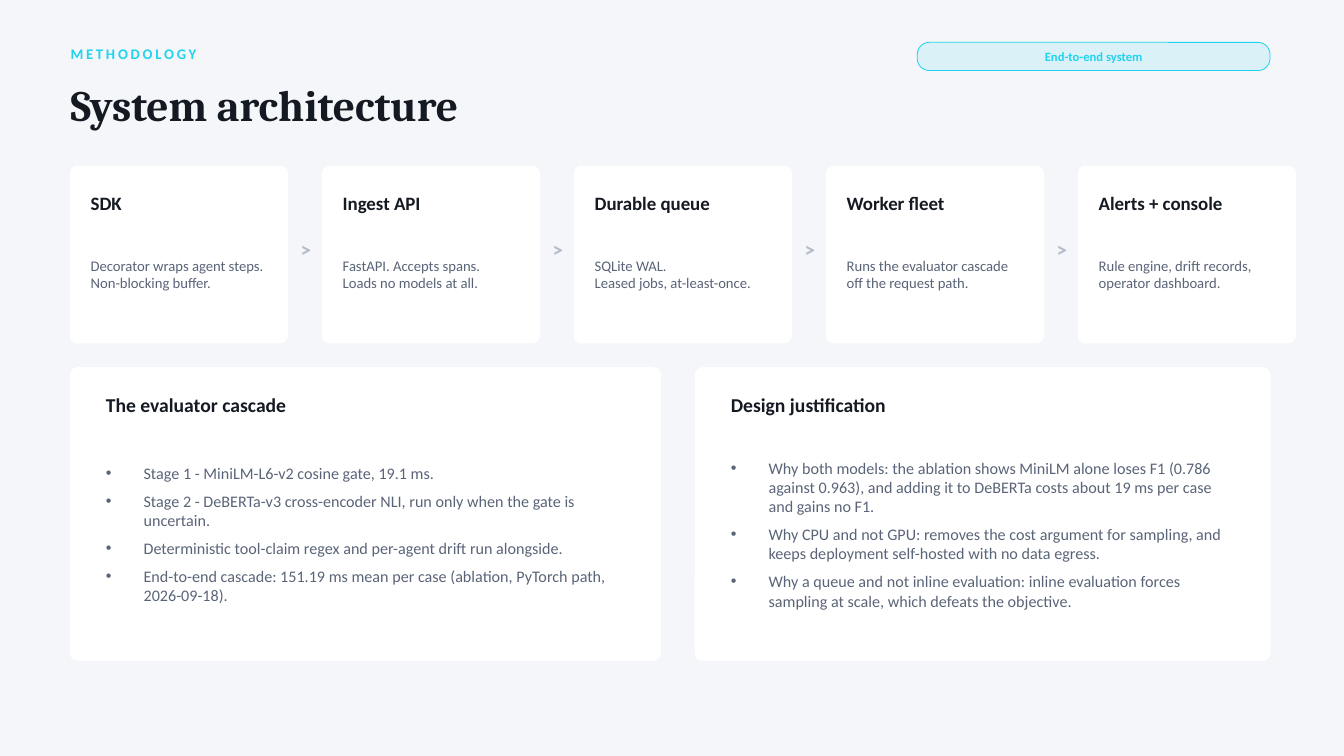
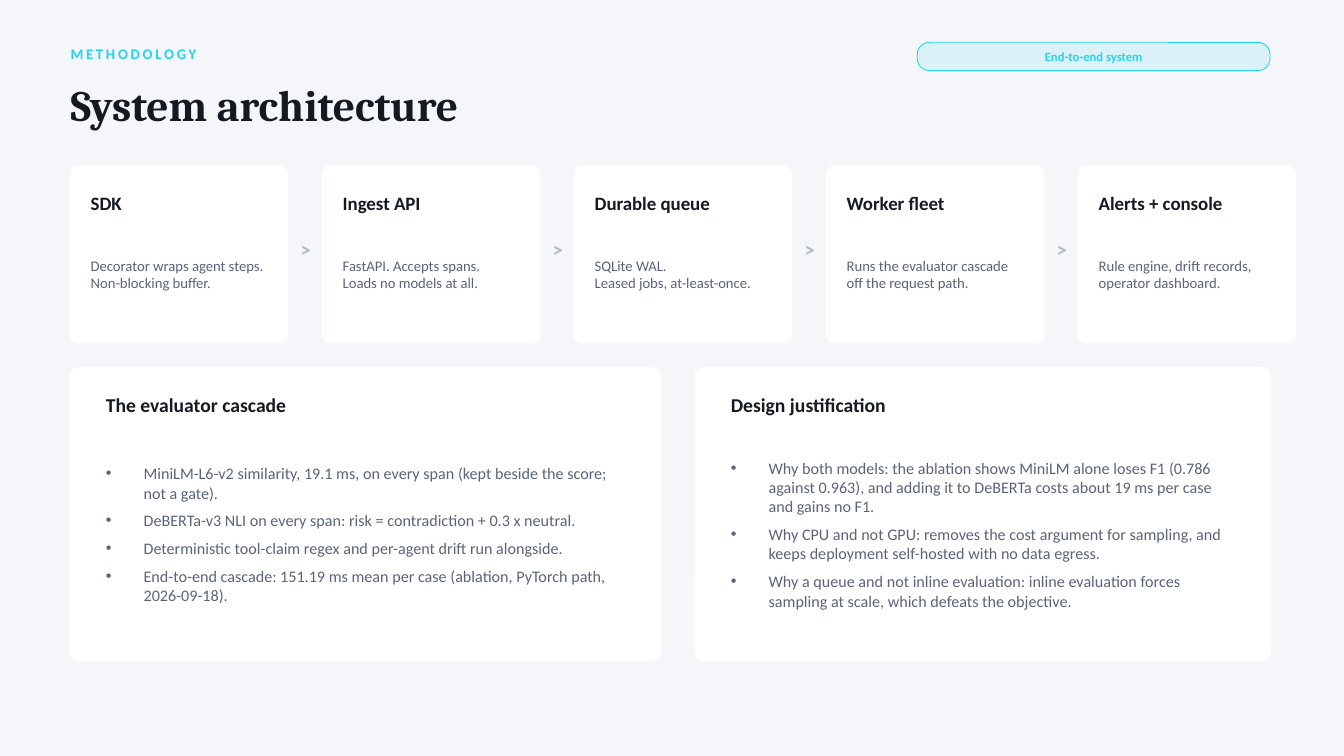
Before and after one commit to Soum-Code/agentpulse, a slide deck: slide 5 of presentation/AgentPulse_Final_Review_v2.pptx. Drawn at 1344x756 pixels with LibreOffice and Linux fonts; fonts in the diff are those of the drawing. Boxes give left, top, right and bottom in pixels: in the first picture for what was removed or moved away, otherwise in the second. Text is boxed around its words. In the diff, an @@ line names an element or a change of style, - is before the commit and + after.

```diff
--- a/presentation/AgentPulse_Final_Review_v2.pptx
+++ b/presentation/AgentPulse_Final_Review_v2.pptx
@@ text at [144, 467, 606, 529]: text changed @@
-• Stage 1 - MiniLM-L6-v2 cosine gate, 19.1 ms.
-• Stage 2 - DeBERTa-v3 cross-encoder NLI, run only when the gate is uncertain.
+• MiniLM-L6-v2 similarity, 19.1 ms, on every span (kept beside the score; not a gate).
+• DeBERTa-v3 NLI on every span: risk = contradiction + 0.3 x neutral.
```
Also in this commit, not shown: 8 other slides changed, 28 other files.
